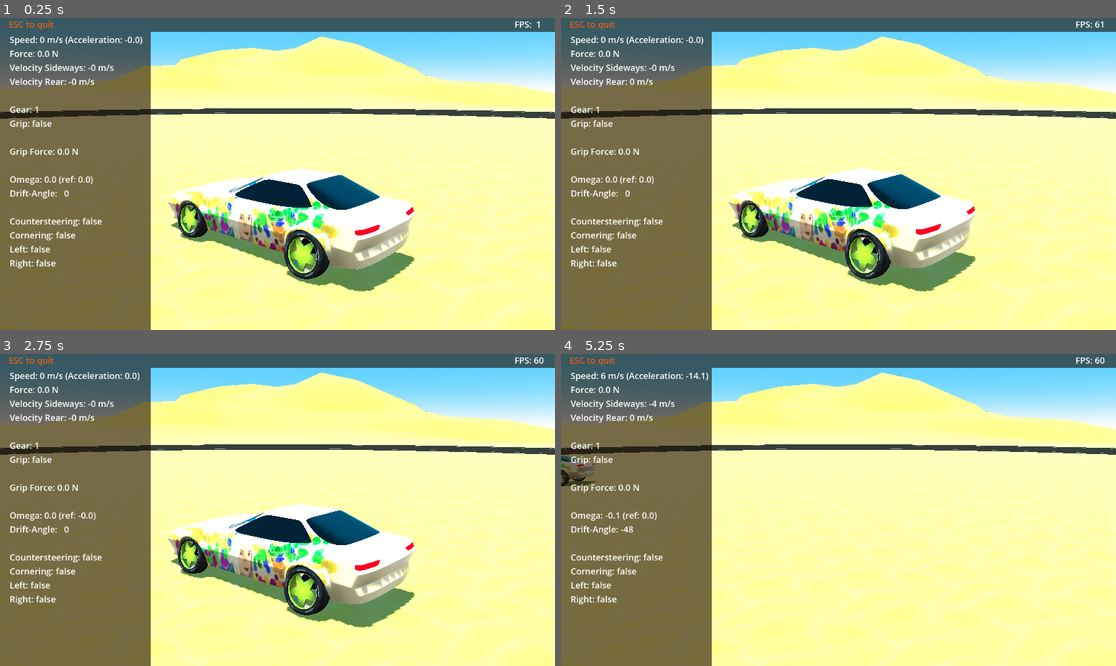
Above: before the commit, frames 1-4 (two rows, left to right).
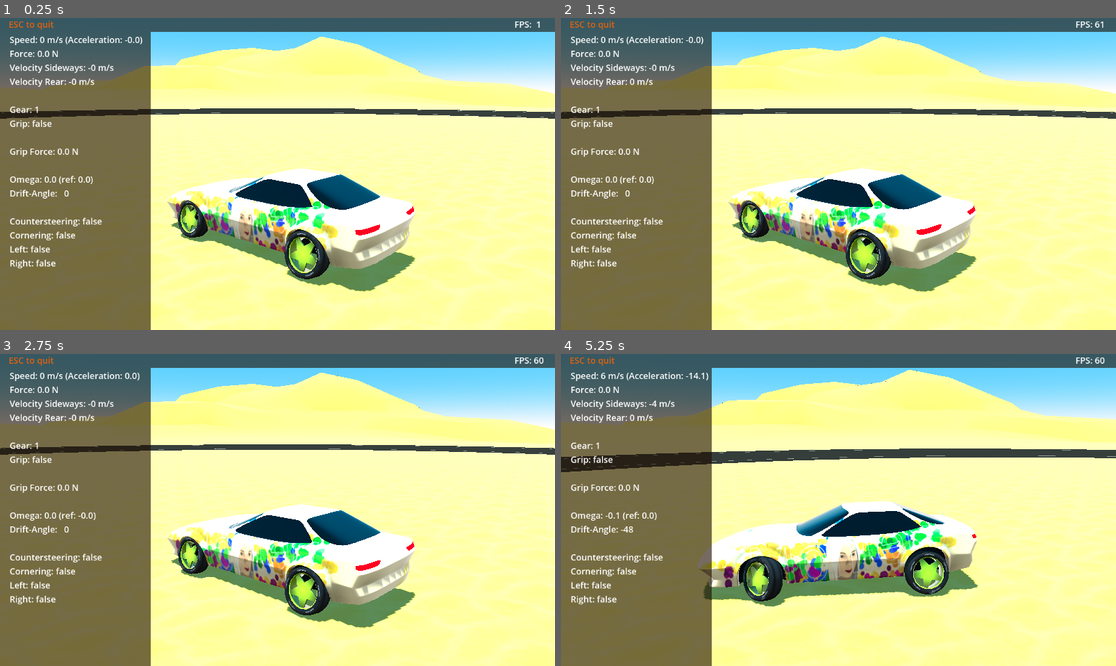
Above: after the commit, the same moments.

Repository: tomaga-dev/DriftCarG4
Game: Godot game, scene res://Scenes/Start.tscn
Two runs of this game, one before a commit and one after it. Both use one fixed random seed, a clock stepped at 60 frames per second and the inputs below.
Inputs:
- Up to frame 1 (0.25 s): no input
- Up to frame 2 (1.5 s): hold Right (controller_right) 0.53-1.28 s; hold Down (controller_brake) from 1.28 s (still down)
- Up to frame 3 (2.75 s): tap Enter at 2 s; release Down (controller_brake) at 2.03 s; hold Right (controller_right) from 2.03 s (still down)
- Up to frame 4 (5.25 s): tap Space at 2.75 s; release Right (controller_right) at 2.78 s; hold Up (controller_accelerate) 2.78-3.53 s; hold Left (controller_left) 3.53-5.03 s; hold Down (controller_brake) from 5.03 s (still down)

The runs differ from the first frame. In frame 1, 1.1% of the frame differs, in the area x 0-100%, y 6-88%; in frame 2, 1.2%; in frame 3, 1.2%; in frame 4, 20%, in the area x 0-100%, y 5-100%.
Error before the commit: Parse Error: No constructor of "Quaternion" matches the signature "Quaternion(Vector3)". (res://Scenes/Camera.gd:29)

Commit message:
1st person view has been removed

Diff:
--- a/Drift Car/Scenes/Camera.gd
+++ b/Drift Car/Scenes/Camera.gd
@@ -1,35 +1,16 @@
 extends Camera3D
 
 @export var target_node: NodePath
-@export var vehicle_controller_node: NodePath
-@export var fixed_angle: bool = true
 
 var target: Node3D
-var vehicle_controller: Node3D
 var distance_measured: Vector3
 var distance_magnitude: float
 
 func _ready():
 	target = get_node(target_node)
-	vehicle_controller = get_node(vehicle_controller_node)
-	vehicle_controller.visible = fixed_angle
 	distance_measured = target.global_transform.origin - global_transform.origin
 	distance_magnitude = distance_measured.length()
 
 func _physics_process(_delta: float):
-	if fixed_angle:
-		follow()
-	else:
-		view_from_inside()
-
-func view_from_inside():
-	var targetRotation = Quaternion(target.global_transform.basis)
-	var euler: Vector3 = targetRotation.get_euler()
-	euler.z = 0
-	targetRotation = Quaternion(euler)
-	transform.basis = Basis(targetRotation)
-	transform.origin = target.global_transform.origin
-
-func follow():
-	var targetRotation = Quaternion(transform.basis)
-	transform.origin = target.global_transform.origin - targetRotation * Vector3.FORWARD * distance_magnitude
+	var cameraRotation = Quaternion(transform.basis)
+	transform.origin = target.global_transform.origin - cameraRotation * Vector3.FORWARD * distance_magnitude
--- a/Drift Car/Scenes/Start.tscn
+++ b/Drift Car/Scenes/Start.tscn
@@ -79,7 +79,6 @@
 fov = 40.0
 script = ExtResource("3_wjqso")
 target_node = NodePath("../Monteri/CameraTarget")
-vehicle_controller_node = NodePath("../Monteri")
 
 [node name="Ground" parent="." instance=ExtResource("6_w8p8v")]
 
